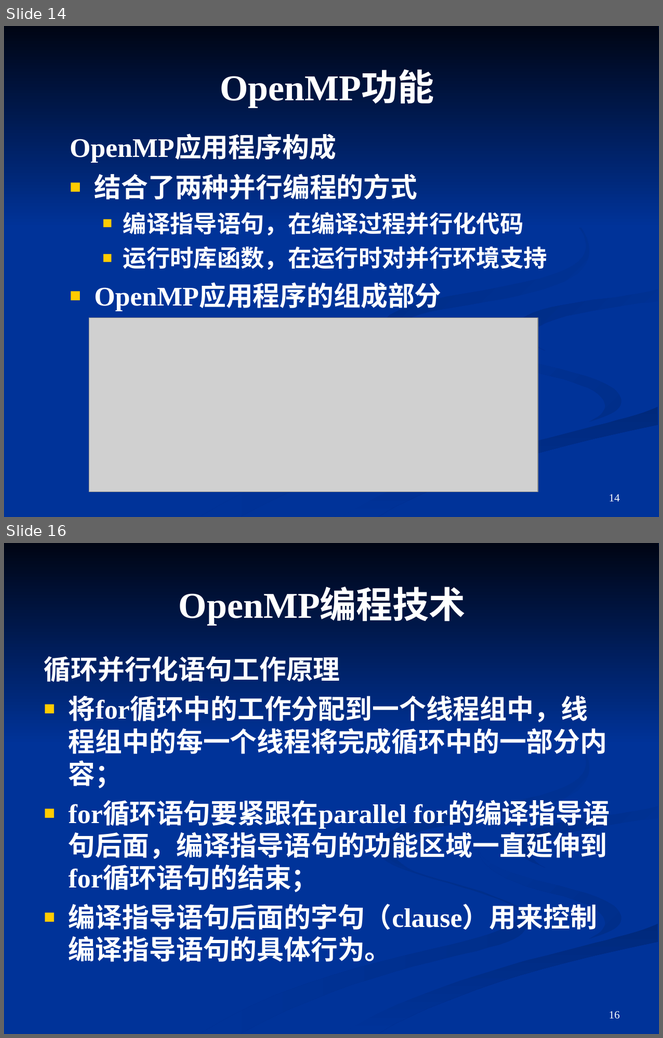
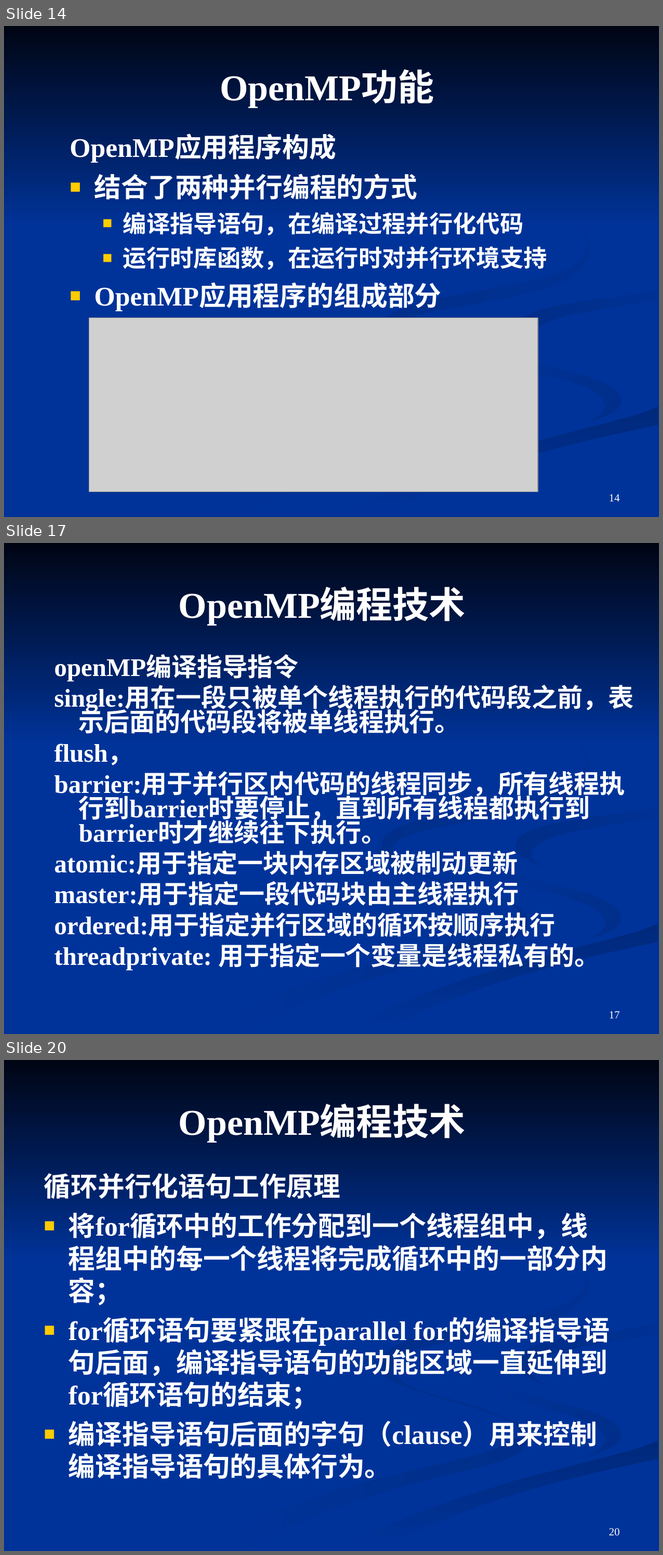
Before and after one commit to cedarli/linux, a slide deck: openMP/doc/OpenMP.ppt. Shown one above the other, each under a label of ours: slides 14 and 16 before the commit, slides 14, 17 and 20 after it; the slides between them are not shown. The pictures are 663x1038 and 663x1555 pixels, drawn with LibreOffice and Linux fonts; fonts in the diff are those of the drawing; grey boxes stand for pictures. Boxes give left, top, right and bottom in pixels: in the first picture for what was removed or moved away, otherwise in the second. Text is boxed around its words. In the diff, an @@ line names an element or a change of style, - is before the commit and + after.

```diff
--- a/openMP/doc/OpenMP.ppt
+++ b/openMP/doc/OpenMP.ppt
@@ slide 17 added at box(4, 543, 659, 1034), background #003399; not listed: 7 template elements that a slide beside it also shows @@
@@ title added at box(179, 589, 466, 625), 40 pt, text #FFFFFF, bold @@
+OpenMP编程技术
@@ text added at box(54, 656, 634, 970), 28 pt, text #FFFFFF, bold @@
+openMP编译指导指令
+single:用在一段只被单个线程执行的代码段之前，表示后面的代码段将被单线程执行。
+flush，
+barrier:用于并行区内代码的线程同步，所有线程执行到barrier时要停止，直到所有线程都执行到barrier时才继续往下执行。
+atomic:用于指定一块内存区域被制动更新
+master:用于指定一段代码块由主线程执行
+ordered:用于指定并行区域的循环按顺序执行
+threadprivate: 用于指定一个变量是线程私有的。
@@ page number added at box(609, 1012, 620, 1019), 12 pt, text #FFFFFF @@
+17
@@ what was slide 16 is now slide 20 @@
@@ page number at box(609, 1529, 620, 1536): text changed @@
-16
+20
```
Also in this commit, not shown: 6 slides changed, 3 other slides added, 1 slide removed, 5 other files.
